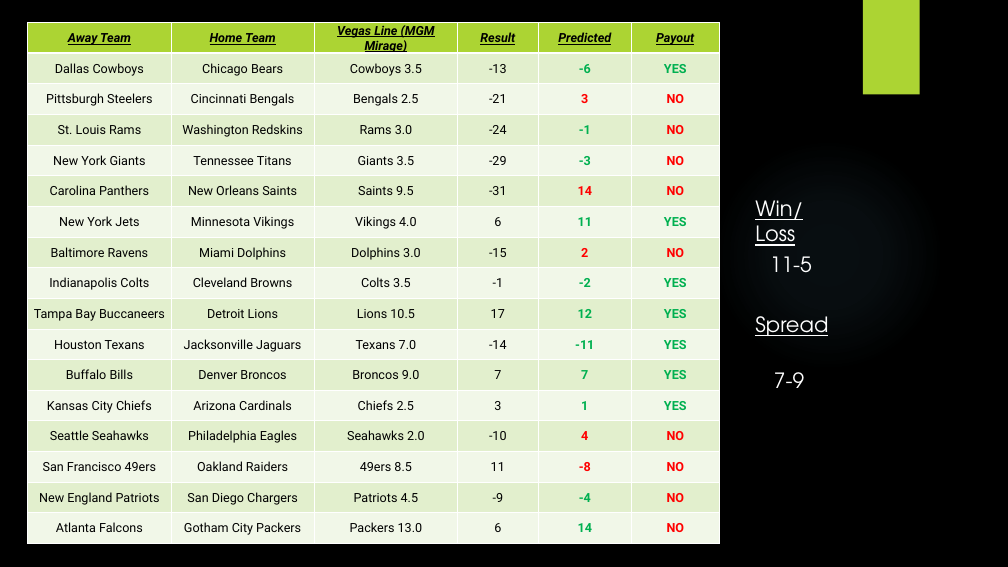
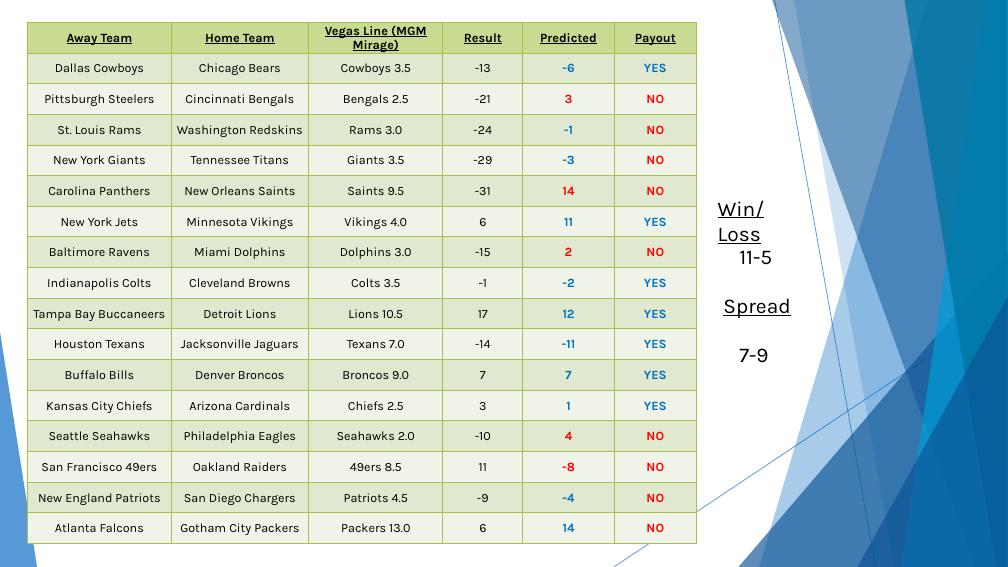
Before and after one commit to codyhock/Senior-Project, a slide deck: slide 27 of CHOCKfinal.pptx. Drawn at 1008x567 pixels with LibreOffice and Linux fonts; fonts in the diff are those of the drawing; background and template pictures are left out. Boxes give left, top, right and bottom in pixels: in the first picture for what was removed or moved away, otherwise in the second. Text is boxed around its words. In the diff, an @@ line names an element or a change of style, - is before the commit and + after.

Commit message:
final ppt

```diff
--- a/CHOCKfinal.pptx
+++ b/CHOCKfinal.pptx
@@ background picture (left out) to #FFFFFF @@
@@ table at [28,23,696,544] @@
@@ fill #ACD433 to #C9DA92 in row 1 @@
@@ fill #E3EFCE to #E1E9D0 in 48 cells @@
@@ fill #F1F7E8 to #F0F4E9 in 48 cells @@
@@ font Roboto to Karla @@
@@ italic off in "Away Team", "Home Team", "Vegas Line (MGM Mirage)", "Result" and 2 more places @@
@@ text colour #00B050 to #0070C0 in "-6", "YES", "-1", "-3" and 14 more places @@
@@ borders changed @@
@@ table: place and size @@
-table at [28,23,719,544]
+table at [28,23,696,544]
@@ rectangle removed at [863,0,920,95] @@
@@ ellipse removed at [712,138,944,371] @@
@@ text "Win/Loss": place and size @@
-text "Win/Loss" at [755,200,803,246]
+text "Win/Loss" at [718,200,765,244]
@@ text "11-5": place and size @@
-text "11-5" at [770,256,812,273]
+text "11-5" at [739,250,772,265]
@@ text "Spread": place and size @@
-text "Spread" at [755,316,828,336]
+text "Spread" at [723,298,790,318]
@@ group added at [0,0,1008,567]: 5 freeform shapes, 3 triangles, 2 lines @@
@@ font TeX Gyre Adventor to Karla, text colour #FFFFFF to #000000 in 4 elements at [718,200,765,244], [739,250,772,265], [723,298,790,318], [739,348,768,363] @@
@@ text "7-9": place and size @@
-text "7-9" at [774,372,804,388]
+text "7-9" at [739,348,768,363]
```
Also in this commit, not shown: 26 other slides changed, 3 slides added, 3 slides removed.
